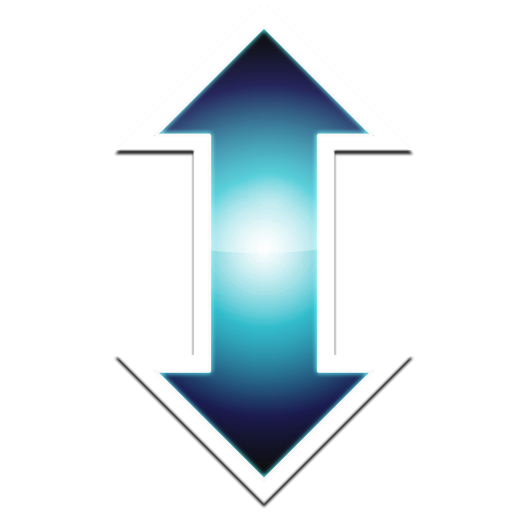
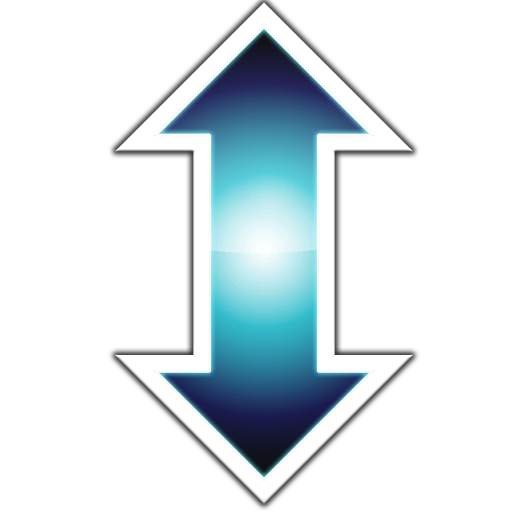
Layer changes from the first (512, 512) image to the second:
pixels changed over [108, 0, 420, 511] (layer not identified)
